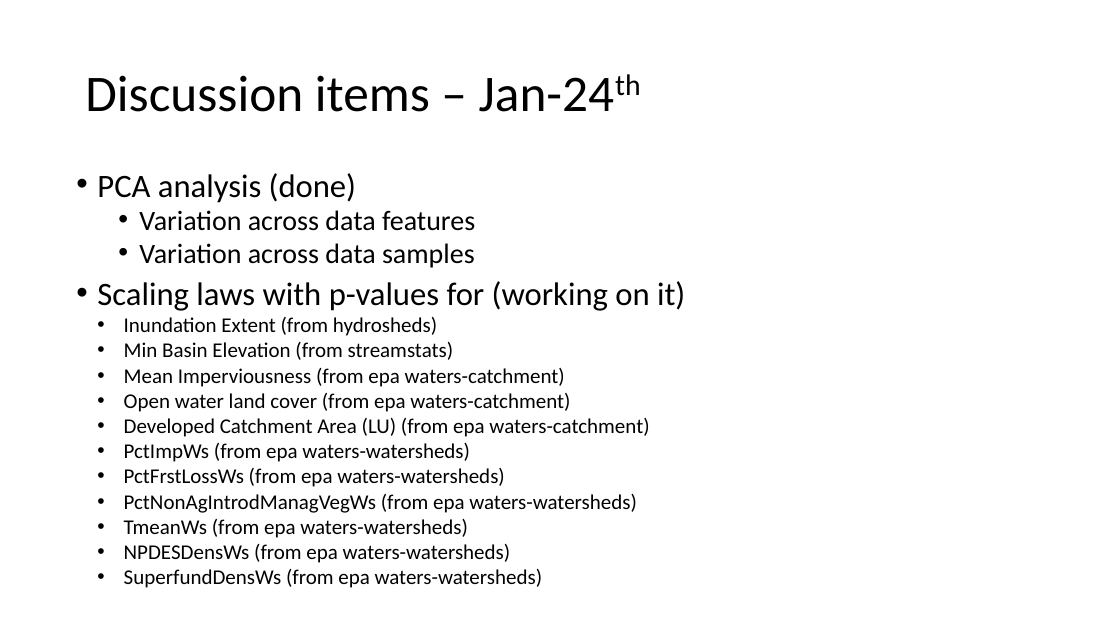
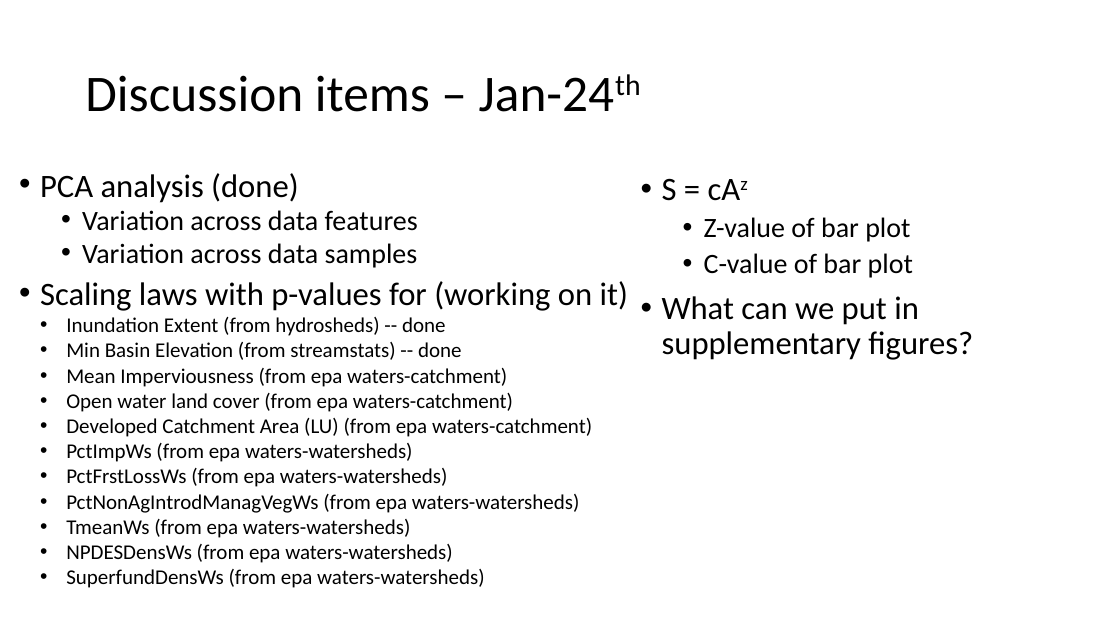
Before and after one commit to maruti-iitm/species_area_scaling, a slide deck: slide 1 of Slides/hydrosheds_vs_SR_v16.pptx. Drawn at 1120x630 pixels with LibreOffice and Linux fonts; fonts in the diff are those of the drawing. Boxes give left, top, right and bottom in pixels: in the first picture for what was removed or moved away, otherwise in the second. Text is boxed around its words. In the diff, an @@ line names an element or a change of style, - is before the commit and + after.

Commit message:
Update

```diff
--- a/Slides/hydrosheds_vs_SR_v16.pptx
+++ b/Slides/hydrosheds_vs_SR_v16.pptx
@@ text "PCA analysis (done)": place and size @@
-text "PCA analysis (done)" at (97,173,685,588)
+text "PCA analysis (done)" at (40,173,628,588)
@@ text added at (662,178,973,360), 28 pt, text #000000 @@
+• S = cAz
+  • Z-value of bar plot
+  • C-value of bar plot
+• What can we put in supplementary figures?
@@ text at (66,317,462,360): text changed @@
-  • Inundation Extent (from hydrosheds)
-  • Min Basin Elevation (from streamstats)
+  • Inundation Extent (from hydrosheds) -- done
+  • Min Basin Elevation (from streamstats) -- done
```
